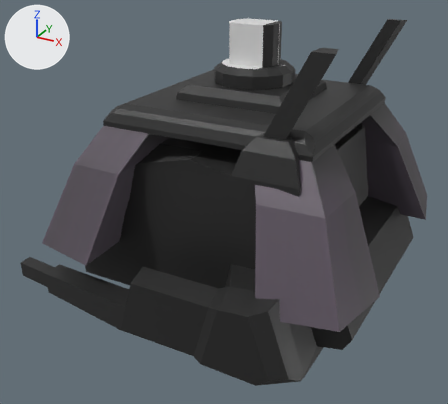
Two versions of the glTF model res/models/enemy_lvl0.glb, one commit apart.
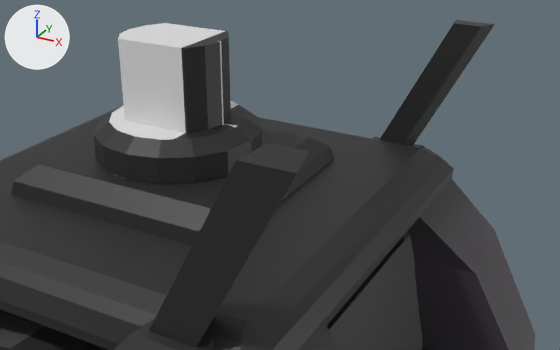
There are two pictures of each version: one whole from a 50 mm camera at (12.35, -26.29, 13.6) aimed at (-1.44, -1.22, 1.06), one close up from a 50 mm camera at (9.54, -13.44, 13.72) aimed at (1.88, 0.49, 6.76). The axes (+X, +Y, +Z) are drawn at upper left. The lights are the same throughout.
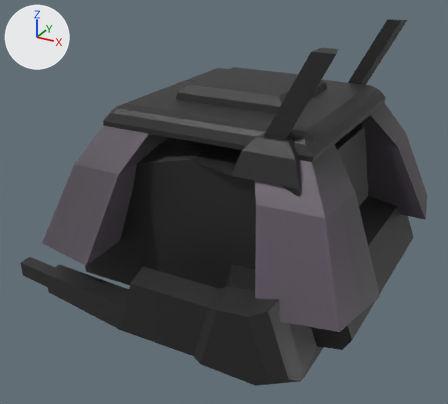
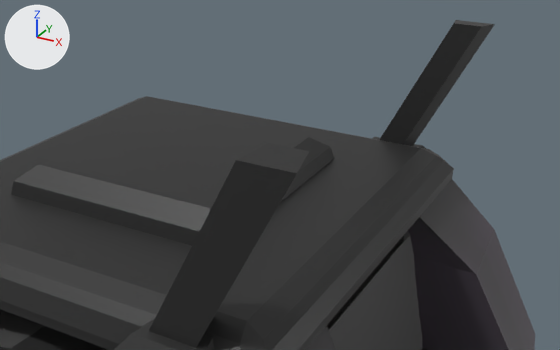
The newer file is also rescaled (x2.885), turned or shifted as a whole; pictures and numbers use the older file's frame.

Boxes [x1, y1, x2, y2] around the edits, measured in the close-ups (560 x 350 px):
'Cube.002', deleted
    before: [93, 23, 263, 184]

The change, as a list of edits to the scene's bpy script:
```text
Remove ob_cube_002:
    ob_cube_002 = bpy.data.objects.new('Cube.002', me_cube_002)
    ob_cube_002.location = (0.0, 0.0, 0.0)
```
